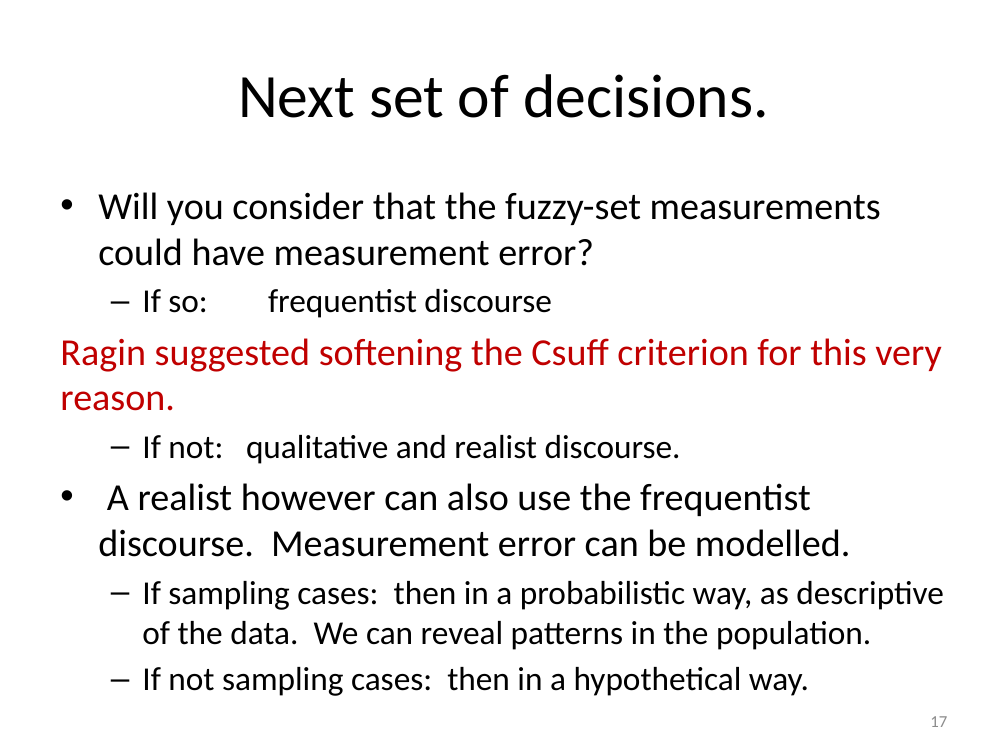
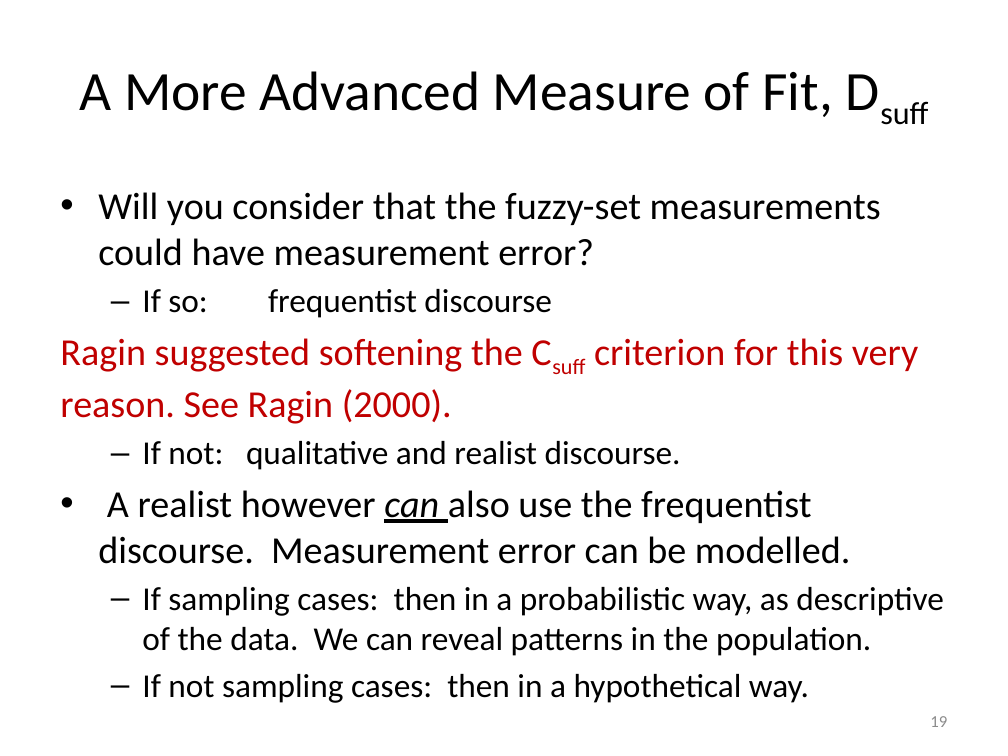
Before and after one commit to WendyOlsen/fsgof, a slide deck: slide 19 of FuzzyQCAConsistencyWithGoodnessofFitTestsOlsen2016.pptx (slide 17 before the commit). Drawn at 1008x756 pixels with LibreOffice and Linux fonts; fonts in the diff are those of the drawing. Boxes give left, top, right and bottom in pixels: in the first picture for what was removed or moved away, otherwise in the second. Text is boxed around its words. In the diff, an @@ line names an element or a change of style, - is before the commit and + after.

```diff
--- a/FuzzyQCAConsistencyWithGoodnessofFitTestsOlsen2016.pptx
+++ b/FuzzyQCAConsistencyWithGoodnessofFitTestsOlsen2016.pptx
@@ title at [80,71,832,117]: text changed; size 44 to 39.6 pt @@
-Next set of decisions.
+A More Advanced Measure of Fit, Dsuff
@@ text at [60,338,918,424]: text changed @@
-Ragin suggested softening the Csuff criterion for this very reason.
+Ragin suggested softening the Csuff criterion for this very reason. See Ragin (2000).
@@ text at [98,490,850,564]: italic on, underline on in "can" @@
@@ page number at [930,716,947,727]: text changed @@
-17
+19
```
Also in this commit, not shown: 28 other slides changed, 12 slides added, 13 slides removed.
